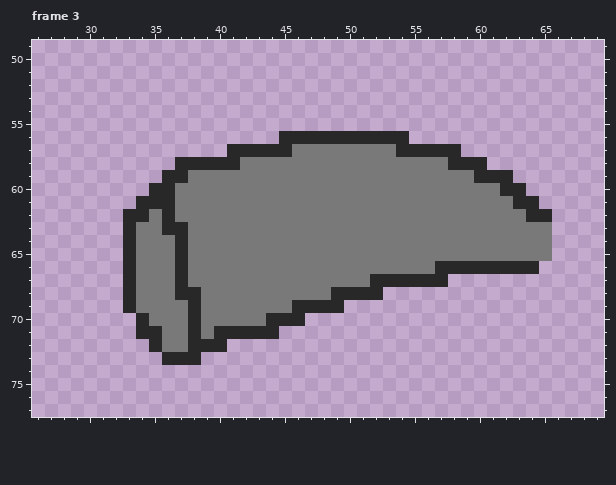
Pixel-art file, stored at Assets/Sprites/Weapon Sprites/Oscar weapons/Weapons/bat/Baseball bat.aseprite. The picture above is the old version.
128x128 pixels, 5 frames. Shown: frame 3: x 26..69, y 49..77. The commit also changed other frames, which this record leaves out.
After the commit:
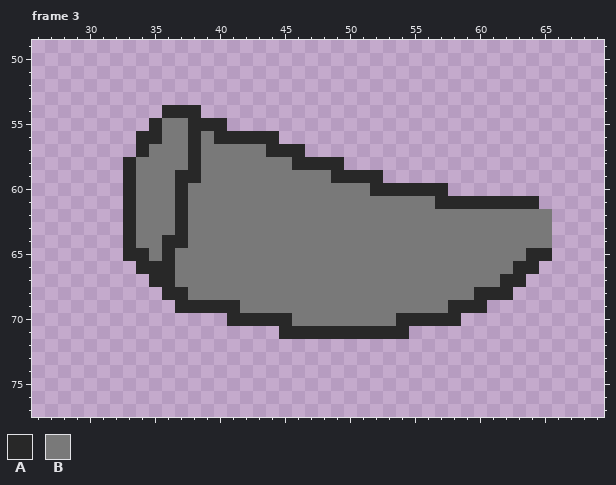
Palette (. is transparent): A #282828  B #797979
Commit: cleaned up bat folder, added katana
Difference:
layer "Left Right" now hidden
layer "Right Left" now shown
Frame 3:
The edit adds colour A in row 54 at x 36 to 38; in row 55 at x 35 and 38 to 40; in row 56 at x 34 to 35, 38 and 40 to 44; in row 57 at x 34 and 38; in rows 58 to 61 at x 33; in row 67 at x 62 to 63.
The edit adds colour A in row 68 at x 60 to 62; in row 69 at x 58 to 60; in row 70 at x 54 to 58; in row 71 at x 45 to 54.
Colour B gives way to colour A in row 57 at x 46; in row 58 at x 46 to 49; in row 59 at x 38 and 49 to 52; in row 60 at x 37 and 52 to 57; in row 61 at x 37 and 57 to 62; in row 62 at x 37.
Colour B gives way to colour A in row 64 at x 36; in row 65 at x 34, 36 and 64 to 65; in row 66 at x 34 to 36; in row 67 at x 35 to 36; in row 68 at x 36; in row 69 at x 37 and 39 to 41.
Colour B gives way to colour A in row 70 at x 41 to 43.
The edit adds colour B in row 55 at x 36 to 37; in row 56 at x 36 to 37 and 39; in row 57 at x 35 to 37 and 39 to 40; in row 58 at x 34 to 36; in row 59 at x 34 to 35; in row 60 at x 34.
The edit adds colour B in row 67 at x 58 to 61; in row 68 at x 53 to 59; in row 69 at x 50 to 57; in row 70 at x 47 to 53.
Colour A gives way to colour B in row 57 at x 41 to 43; in row 58 at x 37 and 39 to 41; in row 59 at x 36; in row 60 at x 35 to 36; in row 61 at x 34 to 36; in row 62 at x 34, 36 and 64 to 65.
Colour A gives way to colour B in row 63 at x 36; in row 65 at x 37; in row 66 at x 37 and 57 to 62; in row 67 at x 37 and 52 to 57; in row 68 at x 38 and 49 to 52; in row 69 at x 46 to 49.
Colour A gives way to colour B in row 70 at x 46.
Colour A is gone in row 56 at x 45 to 54; in row 57 at x 54 to 58; in row 58 at x 58 to 60; in row 59 at x 60 to 62; in row 60 at x 62 to 63; in rows 66 to 69 at x 33.
Colour A is gone in row 70 at x 34 and 38; in row 71 at x 34 to 35, 38 and 40 to 44; in row 72 at x 35 and 38 to 40; in row 73 at x 36 to 38.
Colour B is gone in row 57 at x 47 to 53; in row 58 at x 50 to 57; in row 59 at x 53 to 59; in row 60 at x 58 to 61; in row 67 at x 34; in row 68 at x 34 to 35.
Colour B is gone in row 69 at x 34 to 36; in row 70 at x 35 to 37 and 39 to 40; in row 71 at x 36 to 37 and 39; in row 72 at x 36 to 37.
Boxes around the changes in both pictures, in picture pixels (x1, y1, x2, y2):
changed: (123, 105, 552, 365)
